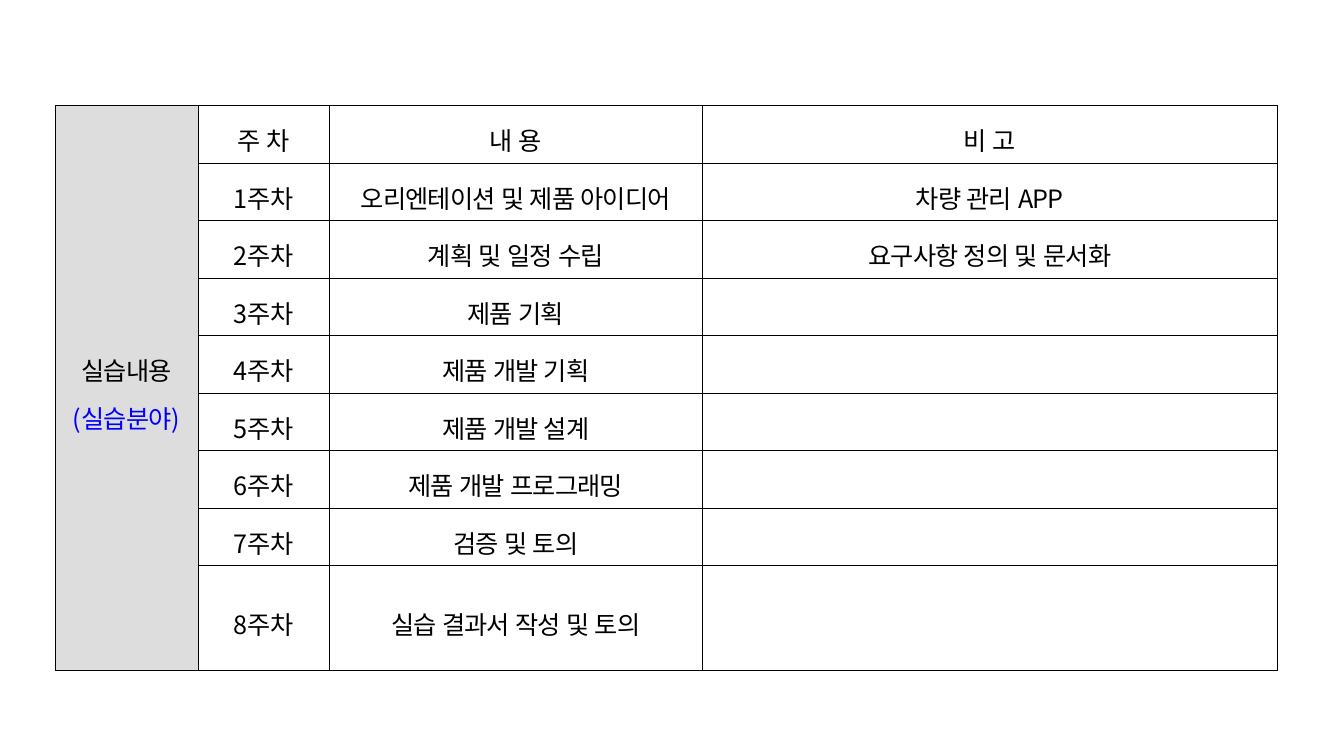
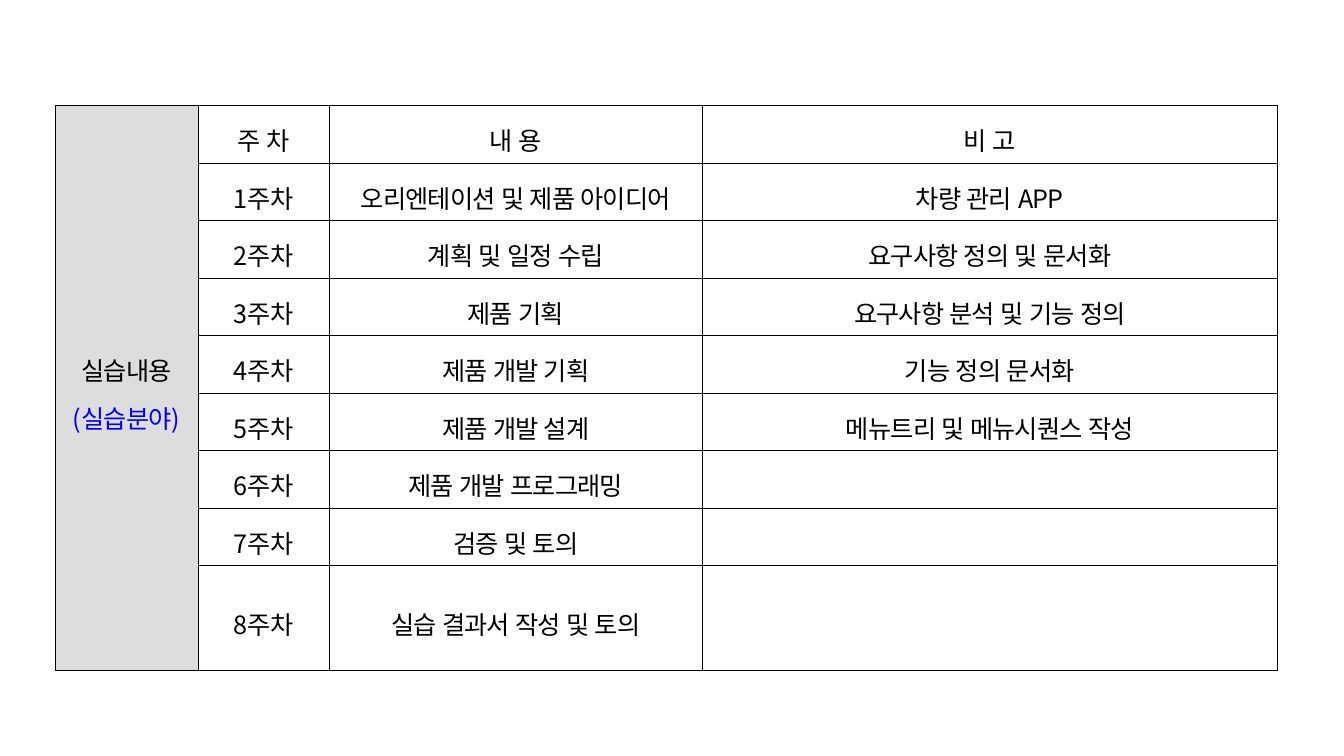
Before and after one commit to ChaeSung-Lee/DJ_InternShip, a slide deck: slide 2 of 2021_Summer/jp.hong/Project_BnC_jph.pptx. Drawn at 1344x756 pixels with LibreOffice and Linux fonts; fonts in the diff are those of the drawing. Boxes give left, top, right and bottom in pixels: in the first picture for what was removed or moved away, otherwise in the second. Text is boxed around its words. In the diff, an @@ line names an element or a change of style, - is before the commit and + after.

```diff
--- a/2021_Summer/jp.hong/Project_BnC_jph.pptx
+++ b/2021_Summer/jp.hong/Project_BnC_jph.pptx
@@ table at [55, 106, 1276, 640] @@
-row 4, column 4: 
+row 4, column 4: 요구사항 분석 및 기능 정의
-row 5, column 4: 
+row 5, column 4: 기능 정의 문서화
-row 6, column 4: 
+row 6, column 4: 메뉴트리 및 메뉴시퀀스 작성
```
Also in this commit, not shown: 2 other slides changed, 3 slides added.
